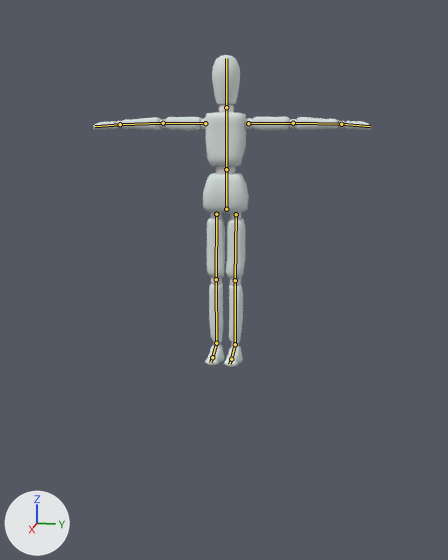
An edit to the Blender file block_model/block_model.blend, drawn before and after from the same camera.
Camera for both pictures: a 50 mm lens placed at (3.33, 0.65, 1.3), pointed at (0.79, 0.15, 0.67). The lights are fixed; the arrows at lower left show +X, +Y and +Z. The bones that bend it are drawn over the model as lines.
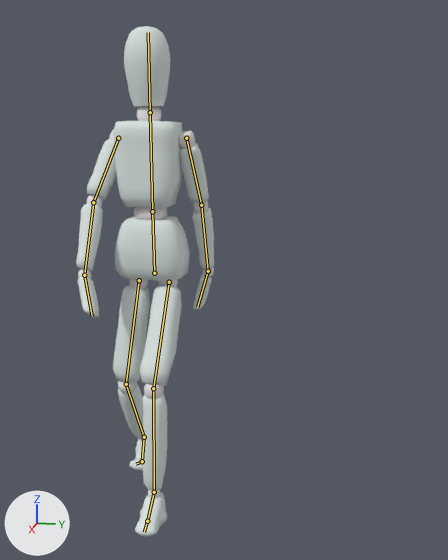
The newer file adds an action. The first version stands in its rest pose; the second is drawn at frame 20 of the action 'ArmatureAction'.

The edits, one by one:
Bone 'Root' (bone_root) moves from (0.0, 0.0, 0.0) to (0.0, 1.338, 0.05).
Bone 'LegIK.L' (bone_legik_l) moves from (0.0, 0.0, 0.0) to (0.005, -0.179, -0.002).
Bone 'LegIK.R' (bone_legik_r) moves from (0.0, 0.0, 0.0) to (0.043, 0.154, -0.019).
Bone 'PoleTarget.R' (bone_poletarget_r) moves from (0.0, 0.0, 0.0) to (0.036, -0.01, -0.002).
Bone 'Hip' (bone_hip) moves from (0.0, 0.0, 0.0) to (0.006, -0.055, -0.009).
Bone 'UpperArm.L' (bone_upperarm_l) turns from (0, 0, 0) to (-15, -2, -81) degrees about its own x, y and z.
Bone 'LowerArm.L' (bone_lowerarm_l) turns from (0, 0, 0) to (4, -3, -5) degrees about its own x, y and z.
Bone 'Hand.L' (bone_hand_l) turns from (0, 0, 0) to (7, -4, -18) degrees about its own x, y and z.
Bone 'UpperArm.R' (bone_upperarm_r) turns from (0, 0, 0) to (24, 3, 75) degrees about its own x, y and z.
Bone 'LowerArm.R' (bone_lowerarm_r) turns from (0, 0, 0) to (6, 3, 15) degrees about its own x, y and z.
Bone 'Hand.R' (bone_hand_r) turns from (0, 0, 0) to (7, 4, 18) degrees about its own x, y and z.
Bone 'Foot.L' (bone_foot_l) turns from (0, 0, 0) to (0, -4, 5) degrees about its own x, y and z.
Bone 'Toes.R' (bone_toes_r) turns from (0, 0, 0) to (66, 11, -4) degrees about its own x, y and z.

Pixel boxes [x1, y1, x2, y2] of what changed, in the pictures (448 x 560 px):
'Cube', posed (50% narrower, 63% taller): before [93, 55, 372, 367]; after [76, 26, 214, 536]
bone 'Hip', root to tip: before (226, 209) to (226, 169); after (154, 273) to (152, 211)
bone 'UpperArm.L', root to tip: before (248, 123) to (293, 123); after (186, 138) to (201, 205)
bone 'LowerArm.L', root to tip: before (293, 123) to (341, 124); after (201, 205) to (208, 271)
bone 'Hand.L', root to tip: before (341, 124) to (370, 126); after (208, 271) to (197, 307)
bone 'UpperArm.R', root to tip: before (205, 123) to (163, 123); after (118, 138) to (93, 202)
bone 'LowerArm.R', root to tip: before (163, 123) to (120, 124); after (93, 202) to (84, 275)
bone 'Hand.R', root to tip: before (120, 124) to (95, 126); after (84, 275) to (92, 316)
bone 'Foot.L', root to tip: before (235, 344) to (231, 359); after (154, 492) to (147, 521)
bone 'Toes.R', root to tip: before (212, 357) to (210, 362); after (142, 461) to (136, 464)
